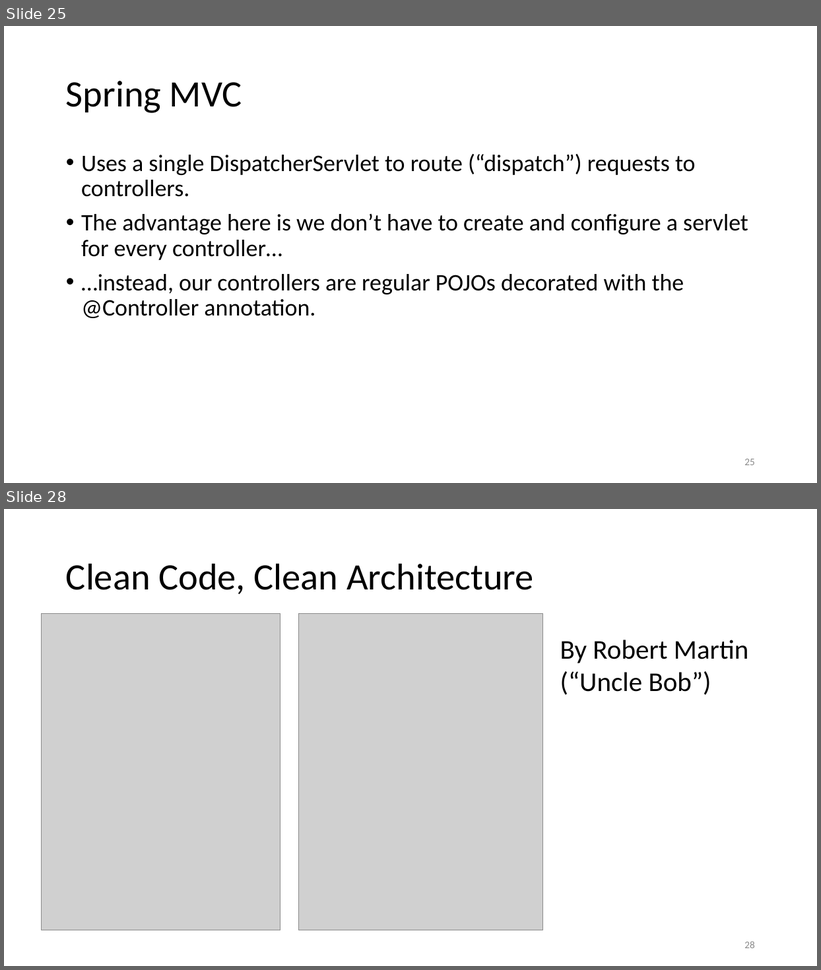
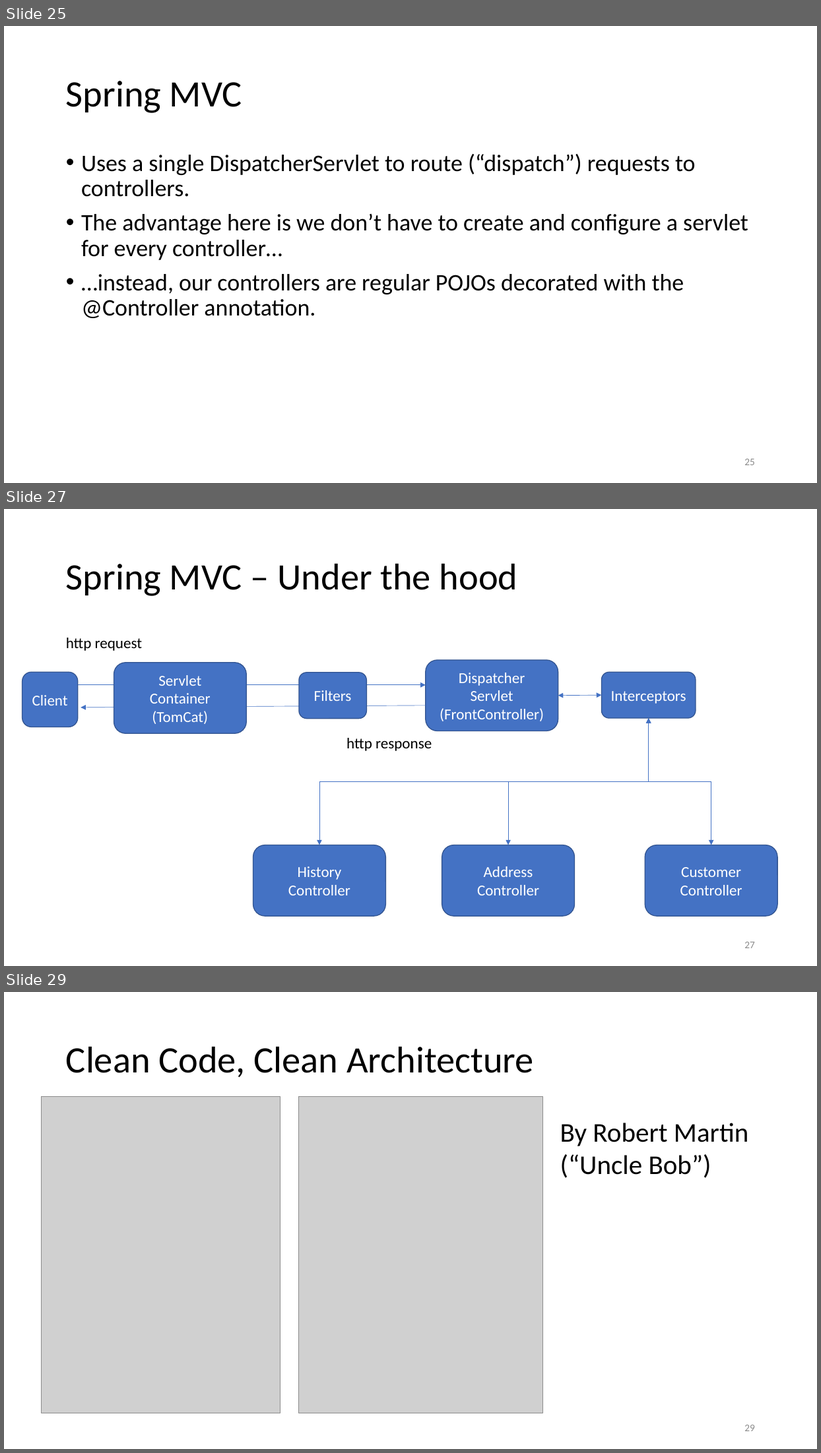
Before and after one commit to jpenniman/java-ms-training, a slide deck: slide-decks/ReSTful-Services.pptx. Shown one above the other, each under a label of ours: slides 25 and 28 before the commit, slides 25, 27 and 29 after it; the slides between them are not shown. The pictures are 821x970 and 821x1453 pixels, drawn with LibreOffice and Linux fonts; fonts in the diff are those of the drawing; grey boxes stand for pictures; background and template pictures are left out. Boxes give left, top, right and bottom in pixels: in the first picture for what was removed or moved away, otherwise in the second. Text is boxed around its words. In the diff, an @@ line names an element or a change of style, - is before the commit and + after.

```diff
--- a/slide-decks/ReSTful-Services.pptx
+++ b/slide-decks/ReSTful-Services.pptx
@@ slide 27 added at (x1=4, y1=509, x2=817, y2=966), background #FFFFFF @@
@@ title added at (x1=66, y1=563, x2=518, y2=596), 44 pt, text #000000 @@
+Spring MVC – Under the hood
@@ text added at (x1=66, y1=638, x2=142, y2=651), 18 pt, text #000000 @@
+http request
@@ rounded rectangle added at (x1=114, y1=663, x2=246, y2=733), fill #4472C4, outline #325491 1 pt, 18 pt, text #FFFFFF @@
+Servlet
+Container
+(TomCat)
@@ rounded rectangle added at (x1=426, y1=660, x2=558, y2=731), fill #4472C4, outline #325491 1 pt, 18 pt, text #FFFFFF @@
+Dispatcher
+Servlet
+(FrontController)
@@ rounded rectangle added at (x1=22, y1=673, x2=78, y2=727), fill #4472C4, outline #325491 1 pt, 18 pt, text #FFFFFF @@
+Client
@@ arrow added from (78, 685) to (426, 685), #4472C4 0.5 pt @@
@@ rounded rectangle added at (x1=299, y1=673, x2=367, y2=719), fill #4472C4, outline #325491 1 pt, 18 pt, text #FFFFFF @@
+Filters
@@ rounded rectangle added at (x1=602, y1=673, x2=696, y2=719), fill #4472C4, outline #325491 1 pt, 18 pt, text #FFFFFF @@
+Interceptors
@@ arrow added from (426, 706) to (81, 708), #4472C4 0.5 pt @@
@@ double arrow added from (558, 696) to (602, 695), #4472C4 0.5 pt @@
@@ elbow double arrow added from (649, 718) to (319, 845), #4472C4 0.5 pt @@
@@ elbow double arrow added from (649, 718) to (508, 845), #4472C4 0.5 pt @@
@@ elbow double arrow added from (649, 718) to (712, 845), #4472C4 0.5 pt @@
@@ text added at (x1=347, y1=738, x2=432, y2=751), 18 pt, text #000000 @@
+http response
@@ rounded rectangle added at (x1=253, y1=845, x2=386, y2=916), fill #4472C4, outline #325491 1 pt, 18 pt, text #FFFFFF @@
+History
+Controller
@@ rounded rectangle added at (x1=442, y1=845, x2=574, y2=916), fill #4472C4, outline #325491 1 pt, 18 pt, text #FFFFFF @@
+Address
+Controller
@@ rounded rectangle added at (x1=645, y1=845, x2=778, y2=916), fill #4472C4, outline #325491 1 pt, 18 pt, text #FFFFFF @@
+Customer
+Controller
@@ page number added at (x1=745, y1=942, x2=755, y2=949), 12 pt, text #8C8C8C @@
+27
@@ what was slide 28 is now slide 29 @@
@@ page number at (x1=745, y1=1425, x2=755, y2=1432): text changed @@
-28
+29
```
Also in this commit, not shown: 2 slides changed.
